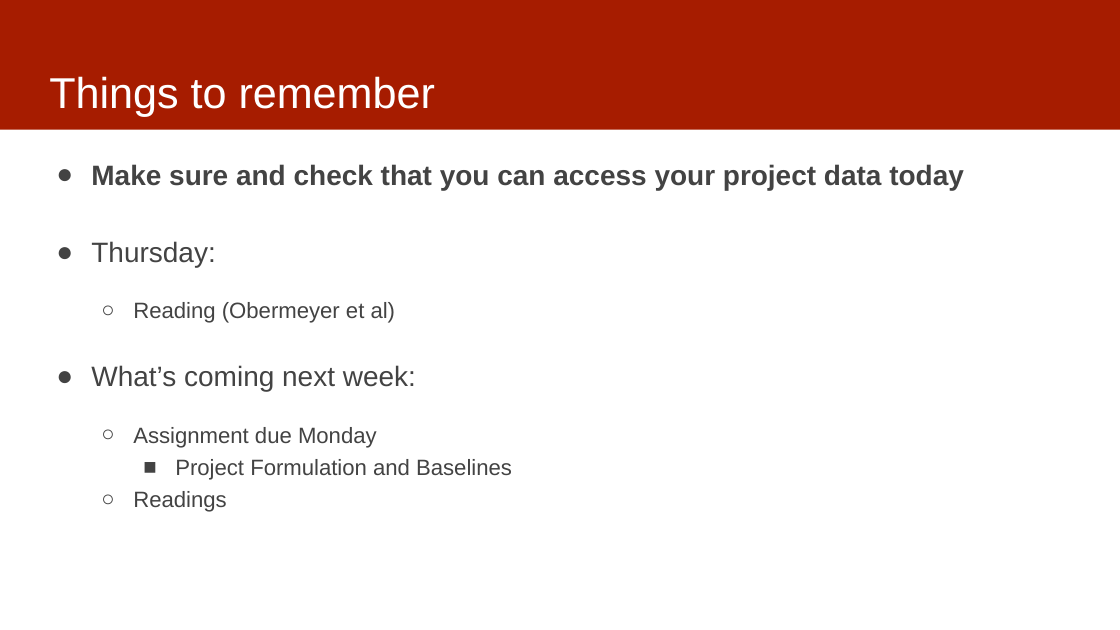
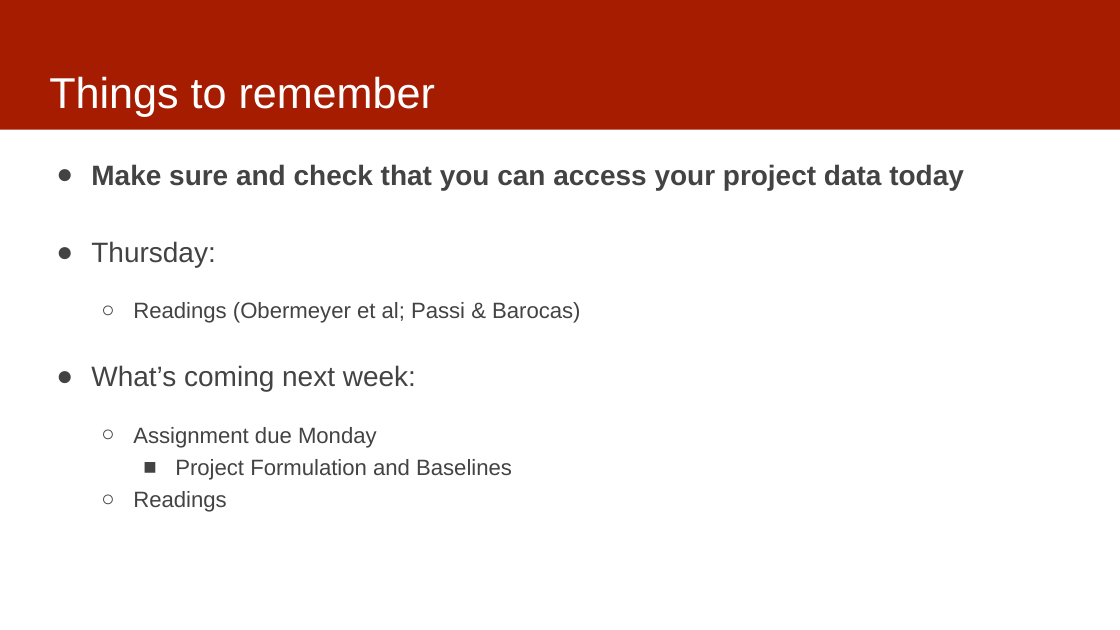
Before and after one commit to dssg/MLinPractice, a slide deck: slide 2 of Lectures/Lecture3-Data.pptx. Drawn at 1120x630 pixels with LibreOffice and Linux fonts; fonts in the diff are those of the drawing. Boxes give left, top, right and bottom in pixels: in the first picture for what was removed or moved away, otherwise in the second. Text is boxed around its words. In the diff, an @@ line names an element or a change of style, - is before the commit and + after.

Commit message:
add new reading to slides

```diff
--- a/Lectures/Lecture3-Data.pptx
+++ b/Lectures/Lecture3-Data.pptx
@@ text at [133, 302, 580, 323]: text changed @@
-  ○ Reading (Obermeyer et al)
+  ○ Readings (Obermeyer et al; Passi & Barocas)
```
Also in this commit, not shown: 1 other slide changed.
